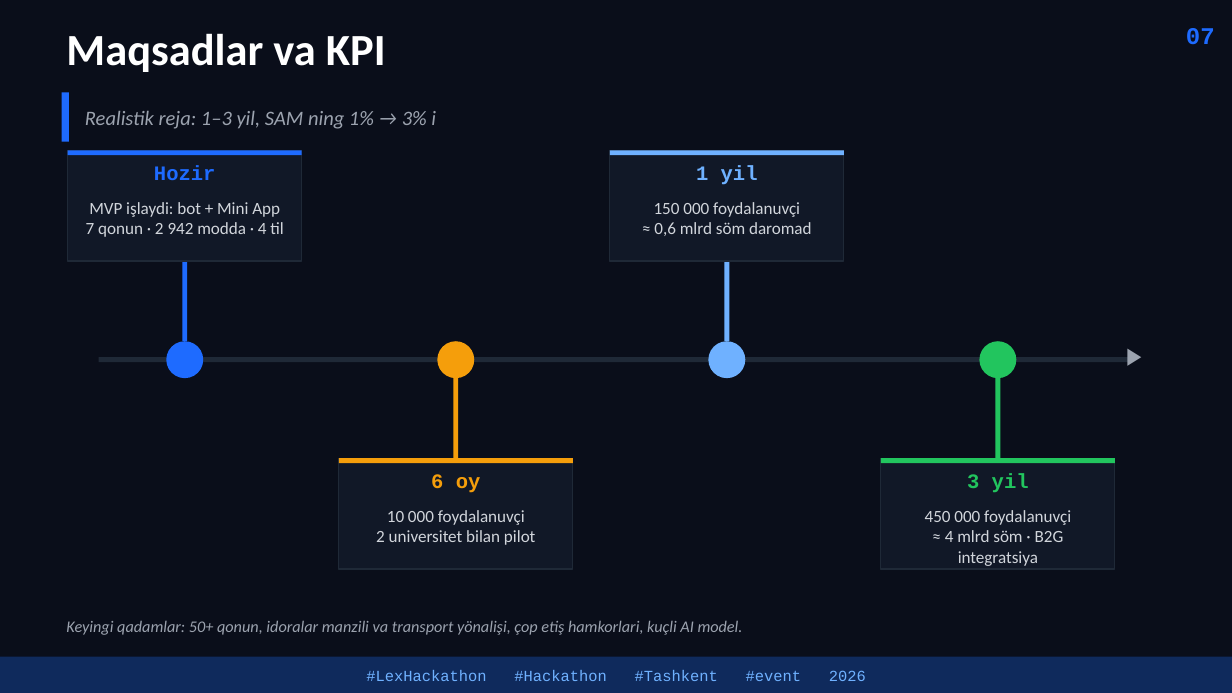
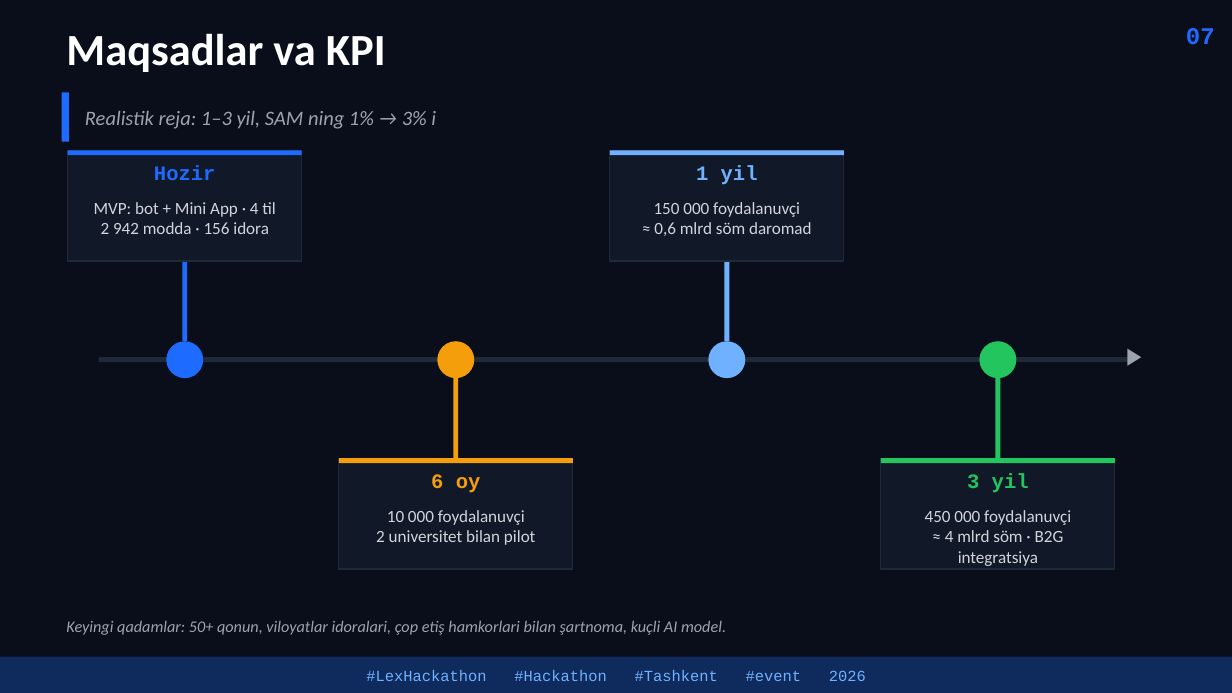
Before and after one commit to islomchoriyev607-star/LexCode, a slide deck: slide 7 of prezentatsiya/Huquqiy_Navigator_LexCode.pptx. Drawn at 1232x693 pixels with LibreOffice and Linux fonts; fonts in the diff are those of the drawing. Boxes give left, top, right and bottom in pixels: in the first picture for what was removed or moved away, otherwise in the second. Text is boxed around its words. In the diff, an @@ line names an element or a change of style, - is before the commit and + after.

```diff
--- a/prezentatsiya/Huquqiy_Navigator_LexCode.pptx
+++ b/prezentatsiya/Huquqiy_Navigator_LexCode.pptx
@@ text at [94,202,275,234]: text changed @@
-MVP işlaydi: bot + Mini App
-7 qonun · 2 942 modda · 4 til
+MVP: bot + Mini App · 4 til
+2 942 modda · 156 idora
@@ text at [66,620,726,635]: text changed @@
-Keyingi qadamlar: 50+ qonun, idoralar manzili va transport yönalişi, çop etiş hamkorlari, kuçli AI model.
+Keyingi qadamlar: 50+ qonun, viloyatlar idoralari, çop etiş hamkorlari bilan şartnoma, kuçli AI model.
```
Also in this commit, not shown: 3 other slides changed, 4 other files.
